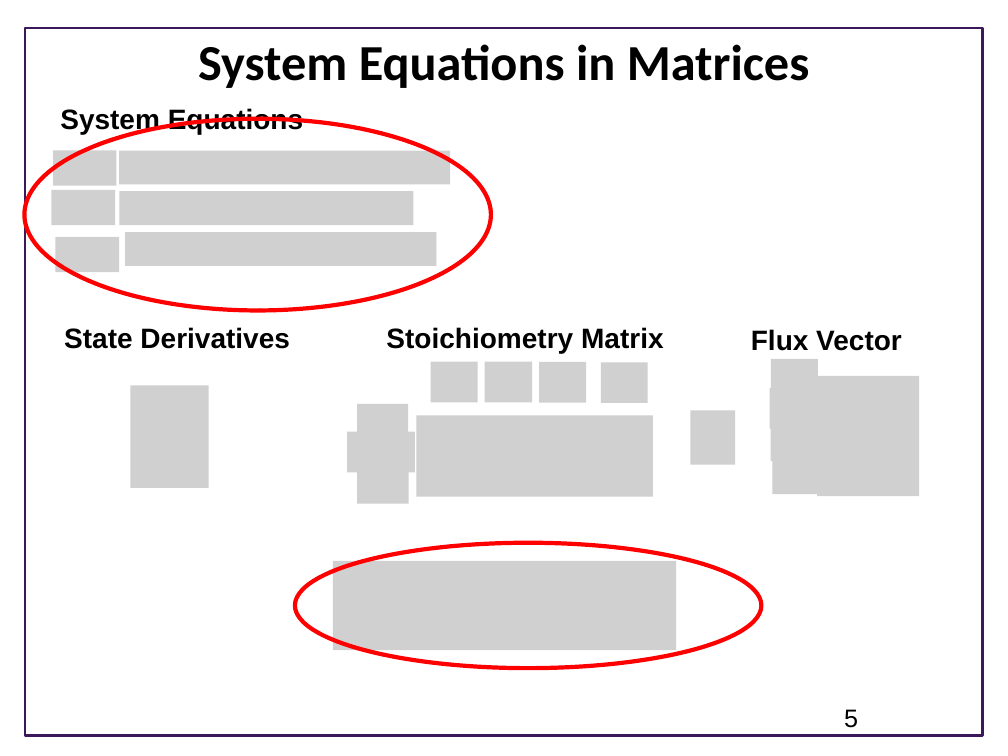
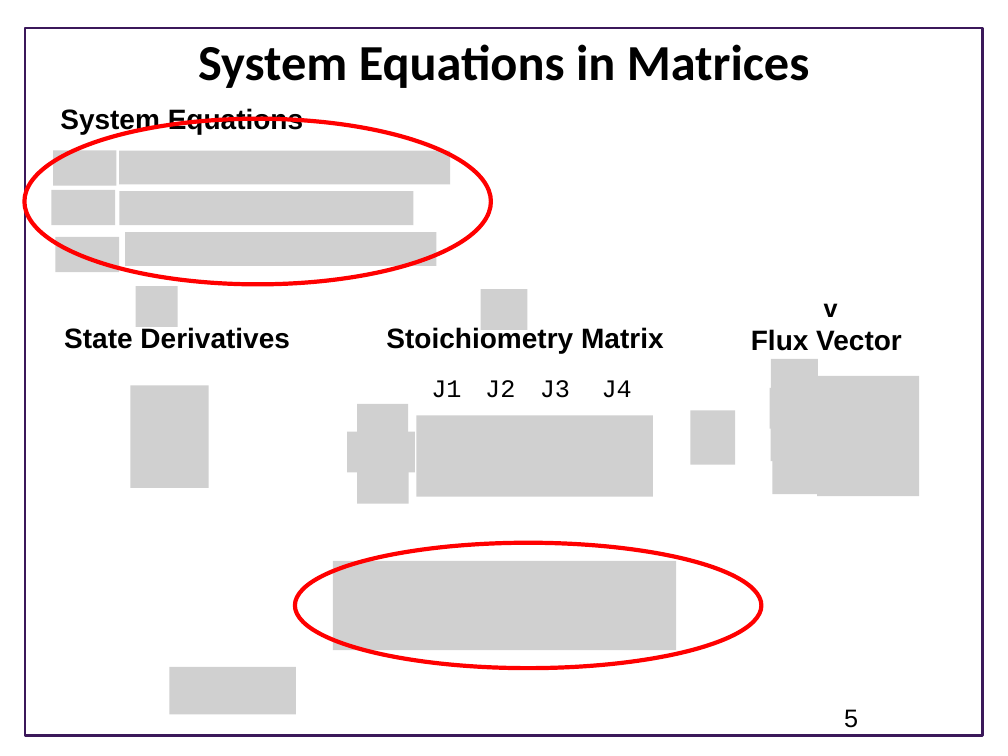
Before and after one commit to joseph-hellerstein/advanced-controls-lectures, a slide deck: slide 5 of Lecture_9-Accuracy-Of-Linear-Models/Linearizing-Reaction-Networks.pptx. Drawn at 1008x756 pixels with LibreOffice and Linux fonts; fonts in the diff are those of the drawing; grey boxes stand for pictures; background and template pictures are left out. Boxes give left, top, right and bottom in pixels: in the first picture for what was removed or moved away, otherwise in the second. Text is boxed around its words. In the diff, an @@ line names an element or a change of style, - is before the commit and + after.

```diff
--- a/Lecture_9-Accuracy-Of-Linear-Models/Linearizing-Reaction-Networks.pptx
+++ b/Lecture_9-Accuracy-Of-Linear-Models/Linearizing-Reaction-Networks.pptx
@@ ellipse: place and size @@
-ellipse at box(24, 119, 491, 310)
+ellipse at box(24, 119, 491, 284)
@@ picture added at box(135, 286, 177, 327) @@
@@ picture added at box(481, 289, 527, 330) @@
@@ text added at box(824, 303, 838, 317), 18 pt, text #000000, bold @@
+v
@@ text added at box(431, 380, 461, 398), 18 pt, text #000000 @@
+J1
@@ text added at box(485, 380, 515, 398), 18 pt, text #000000 @@
+J2
@@ text added at box(540, 380, 570, 398), 18 pt, text #000000 @@
+J3
@@ group removed at box(430, 362, 648, 402): 4 pictures @@
@@ text added at box(602, 380, 632, 398), 18 pt, text #000000 @@
+J4
@@ picture added at box(169, 667, 295, 715) @@
```
Also in this commit, not shown: 5 other slides changed, 1 slide added, 3 slides removed.
